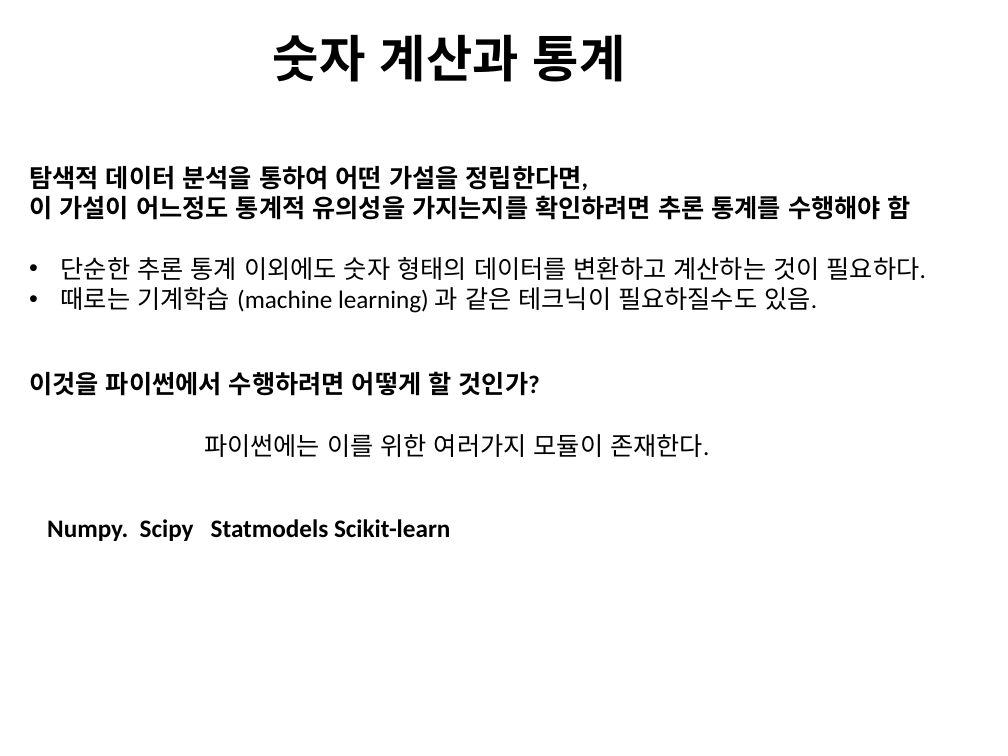
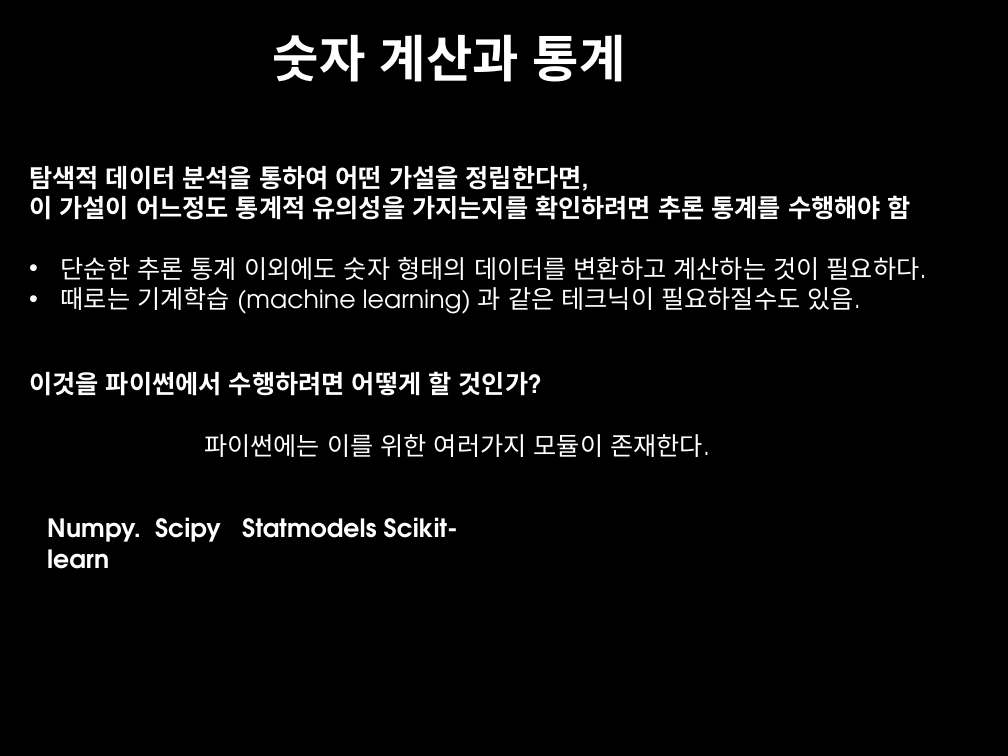
Before and after one commit to suknamgoong1970/CBNU-bioinformatics2021, a slide deck: slide 3 of Lecture8/Lect8.pptx. Drawn at 1008x756 pixels with LibreOffice and Linux fonts; fonts in the diff are those of the drawing. Boxes give left, top, right and bottom in pixels: in the first picture for what was removed or moved away, otherwise in the second. Text is boxed around its words. In the diff, an @@ line names an element or a change of style, - is before the commit and + after.

```diff
--- a/Lecture8/Lect8.pptx
+++ b/Lecture8/Lect8.pptx
@@ background #FFFFFF to #000000 @@
@@ text "숫자 계산과 통계" at box(273, 34, 626, 82): text colour #000000 to #FFFFFF @@
@@ font Calibri to TeX Gyre Adventor, text colour #000000 to #FFFFFF in 4 elements at box(29, 166, 927, 314), box(29, 371, 543, 396), box(204, 434, 710, 457), box(47, 517, 458, 569) @@
```
Also in this commit, not shown: 8 other slides changed, 18 slides added, 4 slides removed, 1 other file.
